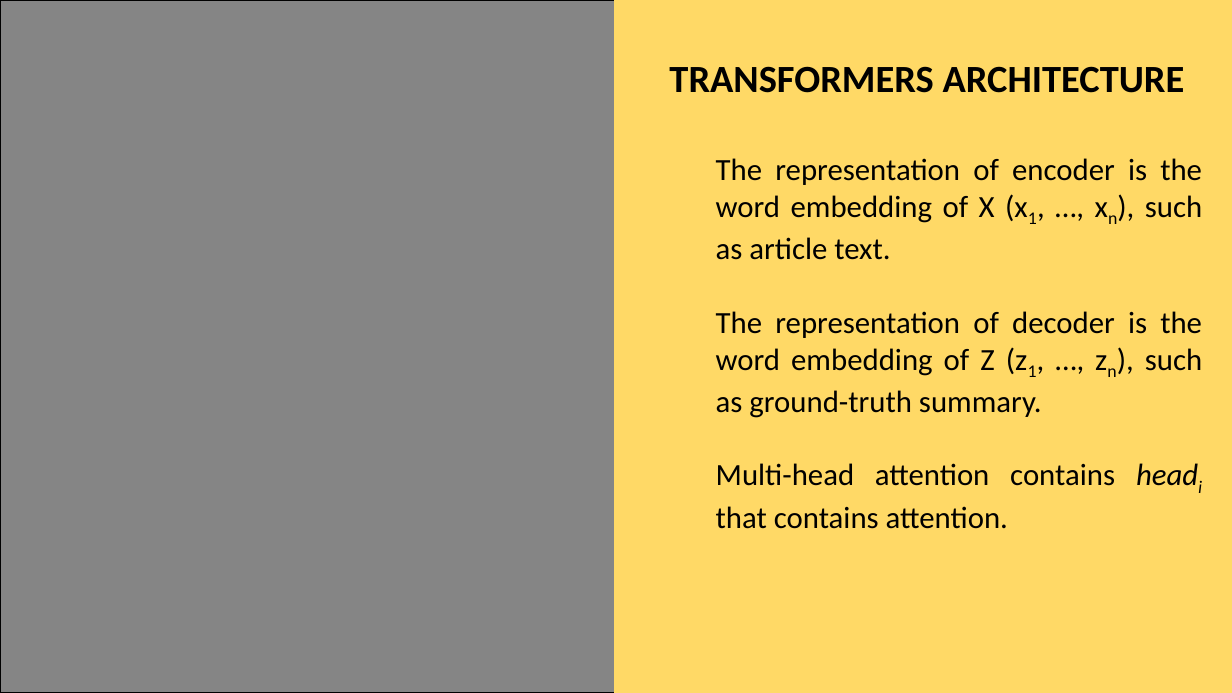
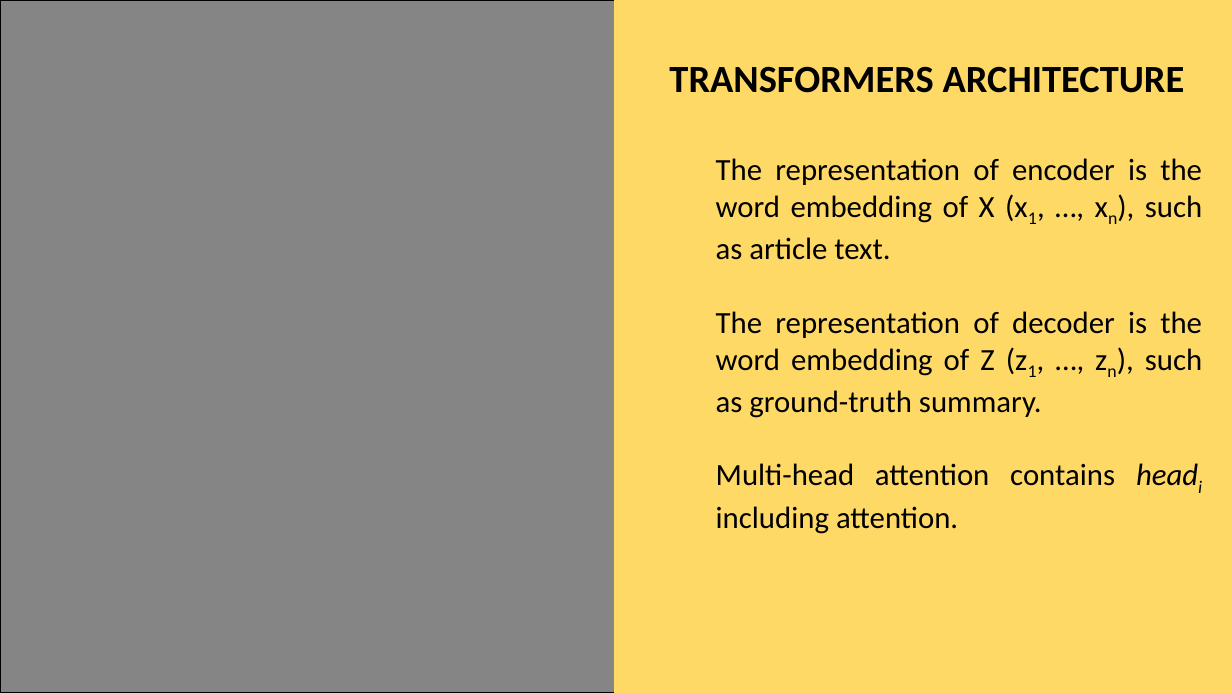
Before and after one commit to jonahwinninghoff/Text-Summarization, a slide deck: slide 6 of Presentation/BigBird.pptx. Drawn at 1232x693 pixels with LibreOffice and Linux fonts; fonts in the diff are those of the drawing; background and template pictures are left out. Boxes give left, top, right and bottom in pixels: in the first picture for what was removed or moved away, otherwise in the second. Text is boxed around its words. In the diff, an @@ line names an element or a change of style, - is before the commit and + after.

```diff
--- a/Presentation/BigBird.pptx
+++ b/Presentation/BigBird.pptx
@@ text at (x1=716, y1=463, x2=1115, y2=534): text changed @@
-    Multi-head attention contains headi that contains attention.
+    Multi-head attention contains headi including attention.
```
Also in this commit, not shown: 8 other slides changed, 1 other file.
